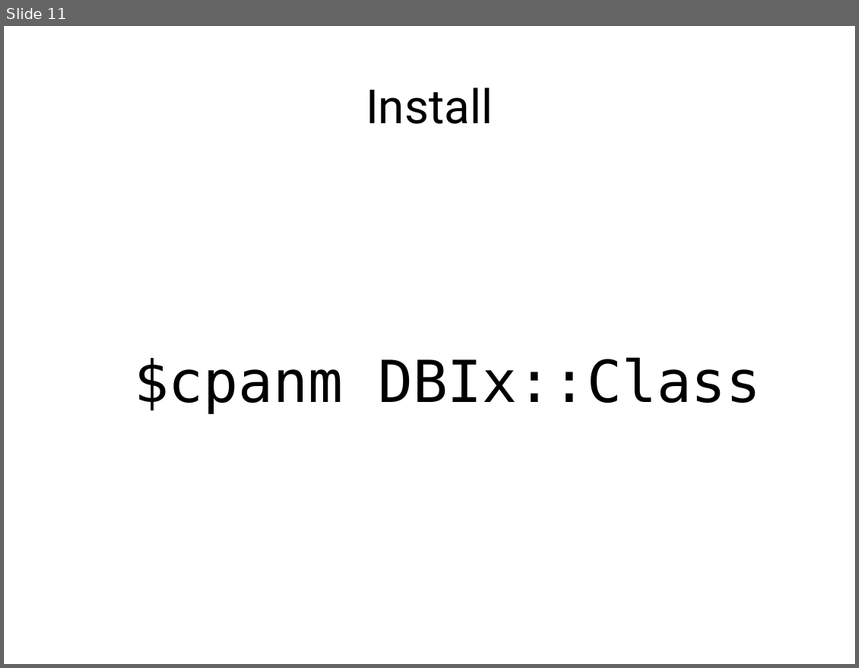
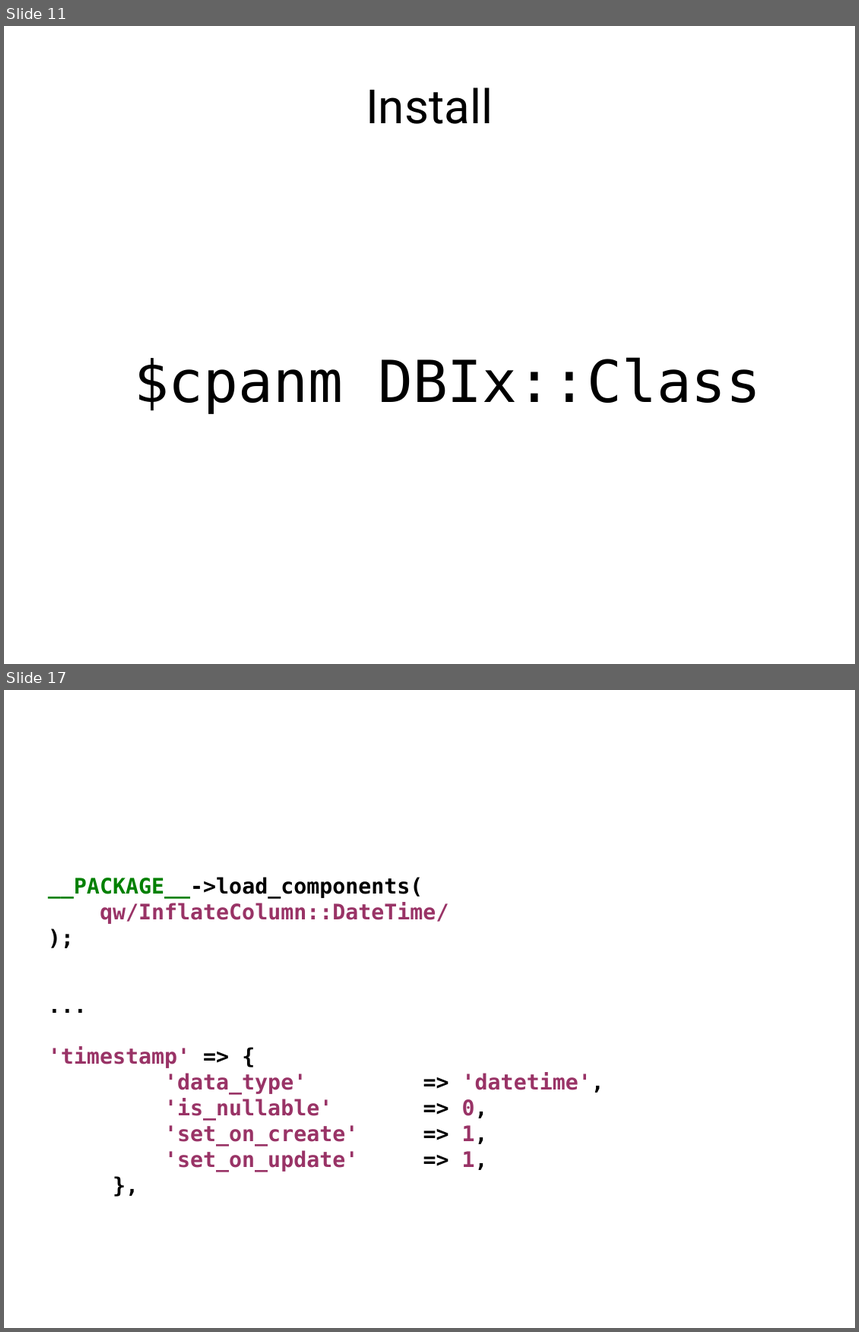
Before and after one commit to erezschatz/Presentation, a slide deck: dbix-class.odp. Shown one above the other, each under a label of ours: slide 11 before the commit, slides 11 and 17 after it; the slides between them are not shown. The pictures are 859x668 and 859x1332 pixels, drawn with LibreOffice and Linux fonts; fonts in the diff are those of the drawing. Boxes give left, top, right and bottom in pixels: in the first picture for what was removed or moved away, otherwise in the second. Text is boxed around its words. In the diff, an @@ line names an element or a change of style, - is before the commit and + after.

Commit message:
indentation, timestamp

```diff
--- a/dbix-class.odp
+++ b/dbix-class.odp
@@ slide 17 added at [4, 690, 855, 1328], background #FFFFFF @@
@@ text added at [48, 877, 449, 924], 20 pt, text #993366, bold @@
+__PACKAGE__->load_components(
+qw/InflateColumn::DateTime/
+);
@@ text added at [48, 1047, 488, 1172], 20 pt, text #993366, bold @@
+...
+'timestamp' => {
+'data_type' => 'datetime',
+'is_nullable' => 0,
+'set_on_create' => 1,
+'set_on_update' => 1,
+},
```
Also in this commit, not shown: 4 slides changed, 5 other slides added, 2 slides removed, 1 other file.
